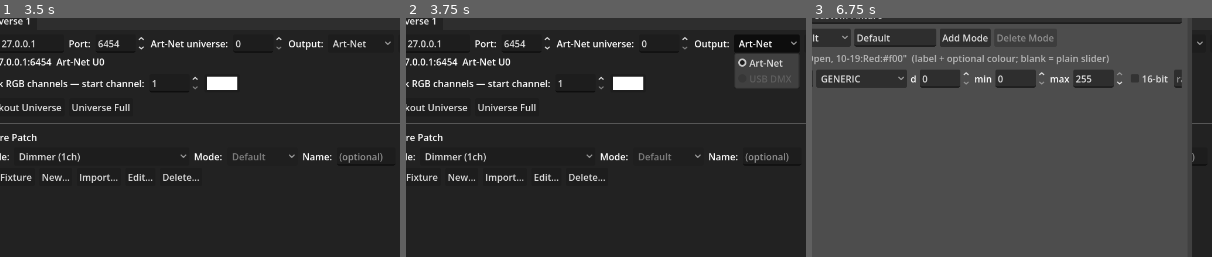
Above: before the commit, frames 1-3 (left to right).
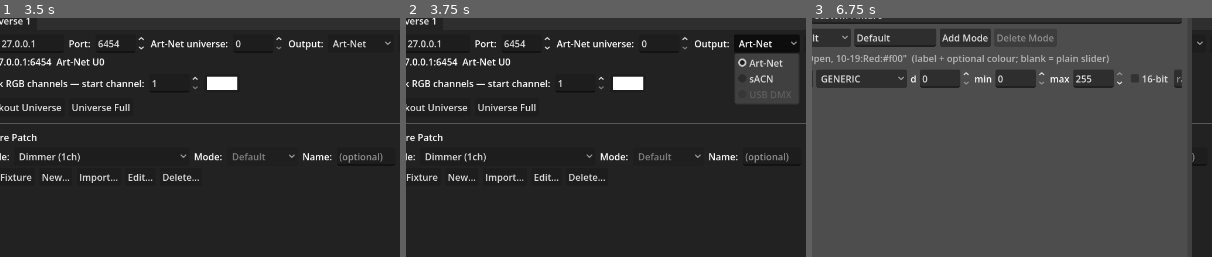
Above: after the commit, the same moments.

Repository: KonajuGames/slight-dmx-controller
Game: Godot game, scene res://main.tscn
The game is run twice, just before and just after one commit, with the same random seed, the same clock (stepped at 60 frames per second) and the same inputs.
Inputs (mouse positions are % of the whole screen's width and height, from its top left):
- Up to frame 1 (3.5 s): click (18, 51) at 0.52 s; type "12" at 0.6 s; click "Save Show" at 1.25 s; click "Load Show" at 2 s; click "Load Preset" at 2.75 s
- Up to frame 2 (3.75 s): click "Art-Net" at 3.5 s
- Up to frame 3 (6.75 s): click "Apply Connection" at 4.25 s; click "GO" at 5 s; click "GO" at 5.75 s; click "New..." at 6.5 s
The pictures show only the part of the screen within x 31-81%, y 21-71%; the shares and areas given below are measured in that part.

Frame 1 is identical in both runs. In frame 2, 1.0% of the frame differs, in the area x 82-98%, y 23-36%; in frame 3, nothing differs.

Commit message:
Add sACN (E1.31) as a universe output
A third choice in each universe's Output selector, alongside Art-Net and
USB DMX. sacn.gd builds E1.31 Data packets (root + framing + DMP layers,
correct PDU length fields, 0x00 start code + 512 slots); ArtNetUniverse
gains an output_mode enum, sacn_priority and an optional sacn_unicast_ip,
and a transmit_sacn() that multicasts to 239.255.<hi>.<lo>:5568 (or
unicasts). The source CID is generated once on the ArtNet autoload and
saved in the show file so receivers see a stable E1.31 source.

The connection row gets a "sACN" option and a row with a priority spin
and a unicast-IP field; ArtNet.tick() routes OUT_SACN universes through
transmit_sacn(). Per-universe output mode + sACN settings persist in the
patch dict.

Verified with a 36-check headless test including a real E1.31 packet
received and parsed off UDP 5568.

Co-Authored-By: Claude Sonnet 5 <noreply@anthropic.com>

Diff:
--- a/artnet_sender.gd
+++ b/artnet_sender.gd
@@ -19,6 +19,10 @@
 
 ## 0..1 scale applied to every universe's output on send.
 var master := 1.0
+
+## Source CID for every sACN universe (16 bytes). Persisted in the show
+## file so receivers see one stable E1.31 source.
+var sacn_cid := Sacn.random_cid()
 
 var universes: Array[ArtNetUniverse] = []
 
@@ -68,7 +72,7 @@
 func remove_universe(idx: int) -> void:
 	if idx < 0 or idx >= universes.size() or universes.size() <= 1:
 		return
-	if universes[idx].usb_serial != "":
+	if universes[idx].output_mode == ArtNetUniverse.OUT_USB:
 		UsbDmx.unroute(universes[idx].usb_serial)
 	universes[idx].close()
 	universes.remove_at(idx)
@@ -82,7 +86,7 @@
 		add_universe()
 	while universes.size() > n:
 		var last := universes[universes.size() - 1]
-		if last.usb_serial != "":
+		if last.output_mode == ArtNetUniverse.OUT_USB:
 			UsbDmx.unroute(last.usb_serial)
 		last.close()
 		universes.remove_at(universes.size() - 1)
@@ -102,10 +106,13 @@
 		var u := universes[i]
 		u.compute_output(master, ov)
 		if transmit:
-			if u.usb_serial != "":
-				UsbDmx.send(u.usb_serial, u.output)   # USB, not Art-Net
-			else:
-				u.transmit()
+			match u.output_mode:
+				ArtNetUniverse.OUT_USB:
+					UsbDmx.send(u.usb_serial, u.output)
+				ArtNetUniverse.OUT_SACN:
+					u.transmit_sacn()
+				_:
+					u.transmit()
 
 
 func send_all() -> void:
--- a/artnet_universe.gd
+++ b/artnet_universe.gd
@@ -10,22 +10,32 @@
 const ARTNET_PORT_DEFAULT := 6454
 const DMX_UNIVERSE_SIZE := 512
 
+## Where this universe's frames go. ArtNet.tick() reads `output_mode`.
+enum { OUT_ARTNET, OUT_SACN, OUT_USB }
+
 var udp := PacketPeerUDP.new()
 var target_ip := "127.0.0.1"
 var target_port := ARTNET_PORT_DEFAULT
-## The Art-Net universe number written into the packet (0..32767). The
-## slot's position in the GUI is separate from this — several slots can
-## even target the same number on different IPs.
+## The universe number written into the packet (Art-Net 0..32767,
+## sACN 1..63999). The slot's position in the GUI is separate from this —
+## several slots can even target the same number on different IPs.
 var artnet_universe := 0
 var connected := false
 
-## Output routing. When `usb_serial` is non-empty this universe's frames
-## go to that FTDI USB-DMX interface (via the UsbDmx bridge) instead of
-## Art-Net. `usb_mode` is UsbDmx.MODE_* (auto / open-dmx / enttec-pro).
+var output_mode: int = OUT_ARTNET
+
+## OUT_USB: the FTDI interface serial (via the UsbDmx bridge) and its
+## UsbDmx.MODE_* interface type.
 var usb_serial := ""
 var usb_mode := 0
 
+## OUT_SACN: E1.31 priority (0..200, default 100) and an optional unicast
+## target — blank means multicast to the universe's 239.255.x.x group.
+var sacn_priority := 100
+var sacn_unicast_ip := ""
+
 var _sequence := 0
+var _sacn_sequence := 0
 var dmx_data := PackedByteArray()
 ## The last frame actually put on the wire: dmx_data with the effect/chase
 ## overrides and grand master already applied. The 3D visualizer reads
@@ -40,13 +50,33 @@
 	output.fill(0)
 
 
-## Point this universe's sender at a new IP/port. Safe to call repeatedly.
+## Point this universe's Art-Net sender at a new IP/port. Safe to call
+## repeatedly. Re-opens the socket for the current `output_mode`.
 func set_target(ip: String, port: int = ARTNET_PORT_DEFAULT) -> void:
 	target_ip = ip
 	target_port = port
+	_open_socket()
+
+
+## Switch this universe's output (OUT_ARTNET / OUT_SACN / OUT_USB) and
+## re-open the socket to match. sACN needs the universe number and
+## `sacn_unicast_ip` set first.
+func set_output_mode(mode: int) -> void:
+	output_mode = mode
+	_open_socket()
+
+
+func _open_socket() -> void:
 	udp.close()
-	var err := udp.connect_to_host(target_ip, target_port)
-	connected = (err == OK)
+	if output_mode == OUT_USB:
+		connected = false                       # the UsbDmx bridge owns the device
+		return
+	var ip := target_ip
+	var port := target_port
+	if output_mode == OUT_SACN:
+		ip = sacn_unicast_ip if sacn_unicast_ip != "" else Sacn.multicast_ip(maxi(artnet_universe, 1))
+		port = Sacn.PORT
+	connected = udp.connect_to_host(ip, port) == OK
 
 
 ## Set a single DMX channel. channel is 0-indexed (0..511), value is 0..255.
@@ -126,6 +156,17 @@
 	udp.put_packet(packet)
 
 
+## Put the current `output` on the wire as one E1.31 Data packet. Call
+## ~30-40x/second, like `transmit()`.
+func transmit_sacn() -> void:
+	if not connected:
+		return
+	_sacn_sequence = (_sacn_sequence + 1) & 0xFF
+	udp.put_packet(Sacn.data_packet(
+		maxi(artnet_universe, 1), output, ArtNet.sacn_cid, "sLight",
+		sacn_priority, _sacn_sequence))
+
+
 ## Convenience: compute + transmit in one call.
 func send(scale: float = 1.0, overrides: Dictionary = {}) -> void:
 	compute_output(scale, overrides)
--- a/dmx_controller.gd
+++ b/dmx_controller.gd
@@ -1072,6 +1072,7 @@
 		"groups": _groups_to_dict(),
 		"viz": viz_panel.to_dict(),
 		"viz_window": _viz_window_dict(),
+		"sacn_cid": Marshalls.raw_to_base64(ArtNet.sacn_cid),
 	}
 	for p in _panels:
 		data["universes"].append(p.patch_dict())
@@ -1107,6 +1108,12 @@
 
 	ArtNet.stop_fade()
 	Fx.stop_all()
+
+	if parsed is Dictionary and parsed.has("sacn_cid"):
+		var cid := Marshalls.base64_to_raw(String(parsed["sacn_cid"]))
+		if cid.size() == 16:
+			ArtNet.sacn_cid = cid
+
 	var n: int = clampi(uni_list.size(), 1, ArtNet.MAX_UNIVERSES)
 	ArtNet.set_universe_count(n)
 	_sync_tabs_to_universes()
--- /dev/null
+++ b/sacn.gd
@@ -0,0 +1,91 @@
+class_name Sacn
+extends RefCounted
+## E1.31 (streaming ACN) — DMX over Ethernet, the ANSI-standard cousin of
+## Art-Net. Multicast by default (239.255.<hi>.<lo>, UDP 5568); a receiver
+## just subscribes to the universe's group. This builds one E1.31 *Data*
+## packet (0x00 start code + 512 slots).
+
+const PORT := 5568
+const _ACN_PID := "ASC-E1.17"           # 12-byte packet identifier (padded)
+const VECTOR_ROOT_DATA := 0x00000004
+const VECTOR_FRAMING_DATA := 0x00000002
+const VECTOR_DMP_SET_PROPERTY := 0x02
+
+
+## The multicast group for a universe: 239.255.(universe >> 8).(universe & 255).
+static func multicast_ip(universe: int) -> String:
+	return "239.255.%d.%d" % [(universe >> 8) & 0xFF, universe & 0xFF]
+
+
+## A random 16-byte CID (UUID v4). Persist it so a receiver sees one
+## stable source across restarts instead of a new one each launch.
+static func random_cid() -> PackedByteArray:
+	var b := Crypto.new().generate_random_bytes(16)
+	b[6] = (b[6] & 0x0F) | 0x40
+	b[8] = (b[8] & 0x3F) | 0x80
+	return b
+
+
+## One E1.31 Data packet. `dmx` is the 512 slot values (start code is added
+## here). `sequence` wraps 0..255, bumped once per packet per universe.
+static func data_packet(universe: int, dmx: PackedByteArray, cid: PackedByteArray,
+		source_name: String, priority: int, sequence: int) -> PackedByteArray:
+	const SLOTS := 512
+	var total := 126 + SLOTS                 # 638 for a full universe
+	var p := PackedByteArray()
+	p.resize(total)                          # zero-filled
+
+	# --- Root layer (0..37) ---
+	_u16(p, 0, 0x0010)                       # preamble size
+	_u16(p, 2, 0x0000)                       # post-amble size
+	var pid := _ACN_PID.to_ascii_buffer()
+	for i in range(pid.size()):
+		p[4 + i] = pid[i]                    # 4..15 (rest already 0)
+	_flags_len(p, 16, total - 16)
+	_u32(p, 18, VECTOR_ROOT_DATA)
+	for i in range(16):
+		p[22 + i] = cid[i] if i < cid.size() else 0
+
+	# --- Framing layer (38..114) ---
+	_flags_len(p, 38, total - 38)
+	_u32(p, 40, VECTOR_FRAMING_DATA)
+	var nm := source_name.to_utf8_buffer()
+	for i in range(mini(nm.size(), 63)):
+		p[44 + i] = nm[i]                    # 44..107, 64 bytes, null-padded
+	p[108] = clampi(priority, 0, 200)
+	_u16(p, 109, 0)                          # synchronization address
+	p[111] = sequence & 0xFF
+	p[112] = 0                               # options
+	_u16(p, 113, universe)
+
+	# --- DMP layer (115..637) ---
+	_flags_len(p, 115, total - 115)
+	p[117] = VECTOR_DMP_SET_PROPERTY
+	p[118] = 0xA1                            # address & data type
+	_u16(p, 119, 0x0000)                     # first property address
+	_u16(p, 121, 0x0001)                     # address increment
+	_u16(p, 123, SLOTS + 1)                  # property value count (start code + slots)
+	p[125] = 0x00                            # DMX start code
+	for i in range(SLOTS):
+		p[126 + i] = dmx[i] if i < dmx.size() else 0
+
+	return p
+
+
+static func _u16(p: PackedByteArray, off: int, v: int) -> void:
+	p[off] = (v >> 8) & 0xFF
+	p[off + 1] = v & 0xFF
+
+
+static func _u32(p: PackedByteArray, off: int, v: int) -> void:
+	p[off] = (v >> 24) & 0xFF
+	p[off + 1] = (v >> 16) & 0xFF
+	p[off + 2] = (v >> 8) & 0xFF
+	p[off + 3] = v & 0xFF
+
+
+## PDU "flags and length": top nibble 0x7, then a 12-bit length counting
+## from this field to the end of the packet.
+static func _flags_len(p: PackedByteArray, off: int, length: int) -> void:
+	p[off] = 0x70 | ((length >> 8) & 0x0F)
+	p[off + 1] = length & 0xFF
--- a/universe_panel.gd
+++ b/universe_panel.gd
@@ -32,6 +32,9 @@
 var port_spin: SpinBox
 var artnet_uni_spin: SpinBox
 var output_option: OptionButton
+var sacn_row: HFlowContainer
+var sacn_priority_spin: SpinBox
+var sacn_ip_edit: LineEdit
 var usb_row: HFlowContainer
 var usb_device_option: OptionButton
 var usb_mode_option: OptionButton
@@ -255,11 +258,12 @@
 
 	row.add_child(_label("Output:"))
 	output_option = OptionButton.new()
-	output_option.add_item("Art-Net")
-	output_option.add_item("USB DMX")
-	output_option.set_item_disabled(1, not UsbDmx.available)
+	output_option.add_item("Art-Net")   # OUT_ARTNET
+	output_option.add_item("sACN")      # OUT_SACN
+	output_option.add_item("USB DMX")   # OUT_USB
+	output_option.set_item_disabled(2, not UsbDmx.available)
 	if not UsbDmx.available:
-		output_option.set_item_tooltip(1, "Build addons/usb_dmx — see BUILD.md")
+		output_option.set_item_tooltip(2, "Build addons/usb_dmx — see BUILD.md")
 	output_option.item_selected.connect(func(_i): _sync_output_ui())
 	row.add_child(output_option)
 
@@ -273,7 +277,23 @@
 
 	col.add_child(row)
 
-	# Second row: only meaningful when Output is "USB DMX".
+	# Extra row for "sACN": priority + optional unicast target.
+	sacn_row = _flow()
+	sacn_row.add_child(_label("Priority:"))
+	sacn_priority_spin = SpinBox.new()
+	sacn_priority_spin.min_value = 0
+	sacn_priority_spin.max_value = 200
+	sacn_priority_spin.value = sender.sacn_priority
+	sacn_row.add_child(sacn_priority_spin)
+	sacn_row.add_child(_label("Unicast IP (blank = multicast):"))
+	sacn_ip_edit = LineEdit.new()
+	sacn_ip_edit.placeholder_text = "239.255.x.x"
+	sacn_ip_edit.custom_minimum_size = Vector2(130, 0)
+	sacn_ip_edit.text = sender.sacn_unicast_ip
+	sacn_row.add_child(sacn_ip_edit)
+	col.add_child(sacn_row)
+
+	# Extra row for "USB DMX": device + interface type.
 	usb_row = _flow()
 	usb_row.add_child(_label("Device:"))
 	usb_device_option = OptionButton.new()
@@ -296,7 +316,8 @@
 
 
 func _sync_output_ui() -> void:
-	usb_row.visible = output_option.selected == 1
+	sacn_row.visible = output_option.selected == ArtNetUniverse.OUT_SACN
+	usb_row.visible = output_option.selected == ArtNetUniverse.OUT_USB
 
 
 func _rescan_usb() -> void:
@@ -1078,32 +1099,49 @@
 
 func apply_connection() -> void:
 	sender.artnet_universe = int(artnet_uni_spin.value)
-	sender.set_target(ip_edit.text, int(port_spin.value))
-
-	var want_usb: bool = output_option.selected == 1 and UsbDmx.available
-	var new_mode: int = usb_mode_option.selected
+	sender.target_ip = ip_edit.text
+	sender.target_port = int(port_spin.value)
+	sender.sacn_priority = int(sacn_priority_spin.value)
+	sender.sacn_unicast_ip = sacn_ip_edit.text.strip_edges()
+
+	var sel: int = output_option.selected
+	var was_usb: bool = sender.output_mode == ArtNetUniverse.OUT_USB
+
 	var new_serial := ""
-	if want_usb and usb_device_option.selected >= 0 \
+	if sel == ArtNetUniverse.OUT_USB and UsbDmx.available \
+			and usb_device_option.selected >= 0 \
 			and usb_device_option.selected < _usb_devices.size():
 		new_serial = String(_usb_devices[usb_device_option.selected]["serial"])
-
-	if sender.usb_serial != "" and sender.usb_serial != new_serial:
+	if was_usb and sender.usb_serial != new_serial:
 		UsbDmx.unroute(sender.usb_serial)
 
-	if new_serial != "" and UsbDmx.route(new_serial, new_mode):
-		sender.usb_serial = new_serial
-		sender.usb_mode = new_mode
-		set_status("USB DMX → %s  [%s]" % [new_serial, UsbDmx.status(new_serial)])
-		_sync_output_ui()
-		return
-
-	sender.usb_serial = ""
-	if want_usb:
-		set_status("USB DMX: %s — sending Art-Net" % (
-			UsbDmx.status(new_serial) if new_serial != "" else "no interface selected"))
-	else:
-		set_status("→ %s:%d  Art-Net U%d" % [
-			ip_edit.text, int(port_spin.value), int(artnet_uni_spin.value)])
+	match sel:
+		ArtNetUniverse.OUT_USB:
+			var mode: int = usb_mode_option.selected
+			if new_serial != "" and UsbDmx.route(new_serial, mode):
+				sender.usb_serial = new_serial
+				sender.usb_mode = mode
+				sender.set_output_mode(ArtNetUniverse.OUT_USB)
+				set_status("USB DMX → %s  [%s]" % [new_serial, UsbDmx.status(new_serial)])
+			else:
+				sender.usb_serial = ""
+				sender.set_output_mode(ArtNetUniverse.OUT_ARTNET)
+				output_option.selected = ArtNetUniverse.OUT_ARTNET
+				set_status("USB DMX: %s — sending Art-Net" % (
+					UsbDmx.status(new_serial) if new_serial != "" else "no interface selected"))
+		ArtNetUniverse.OUT_SACN:
+			sender.usb_serial = ""
+			sender.set_output_mode(ArtNetUniverse.OUT_SACN)
+			var uni: int = maxi(sender.artnet_universe, 1)
+			var tgt := sender.sacn_unicast_ip if sender.sacn_unicast_ip != "" \
+				else Sacn.multicast_ip(uni)
+			set_status("sACN → %s  U%d  pri %d" % [tgt, uni, sender.sacn_priority])
+		_:
+			sender.usb_serial = ""
+			sender.set_output_mode(ArtNetUniverse.OUT_ARTNET)
+			set_status("→ %s:%d  Art-Net U%d" % [
+				ip_edit.text, int(port_spin.value), int(artnet_uni_spin.value)])
+
 	_sync_output_ui()
 
 
@@ -1161,9 +1199,11 @@
 		"ip": ip_edit.text,
 		"port": int(port_spin.value),
 		"artnet_universe": int(artnet_uni_spin.value),
-		"output": "usb" if sender.usb_serial != "" else "artnet",
+		"output": ["artnet", "sacn", "usb"][sender.output_mode],
 		"usb_serial": sender.usb_serial,
 		"usb_mode": sender.usb_mode,
+		"sacn_priority": sender.sacn_priority,
+		"sacn_ip": sender.sacn_unicast_ip,
 		"fixtures": fixtures,
 	}
 
@@ -1176,17 +1216,25 @@
 	if d.has("artnet_universe"):
 		artnet_uni_spin.value = int(d["artnet_universe"])
 
+	sacn_priority_spin.value = clampi(int(d.get("sacn_priority", 100)), 0, 200)
+	sacn_ip_edit.text = String(d.get("sacn_ip", ""))
 	usb_mode_option.selected = clampi(
 		int(d.get("usb_mode", 0)), 0, maxi(usb_mode_option.item_count - 1, 0))
+
+	var want := String(d.get("output", "artnet"))
 	var want_serial := String(d.get("usb_serial", ""))
-	var want_usb: bool = String(d.get("output", "artnet")) == "usb" and UsbDmx.available
-	output_option.selected = 1 if want_usb else 0
-	if want_usb and want_serial != "":
-		_rescan_usb()
-		for di in range(_usb_devices.size()):
-			if String(_usb_devices[di]["serial"]) == want_serial:
-				usb_device_option.selected = di
-				break
+	if want == "usb" and UsbDmx.available:
+		output_option.selected = ArtNetUniverse.OUT_USB
+		if want_serial != "":
+			_rescan_usb()
+			for di in range(_usb_devices.size()):
+				if String(_usb_devices[di]["serial"]) == want_serial:
+					usb_device_option.selected = di
+					break
+	elif want == "sacn":
+		output_option.selected = ArtNetUniverse.OUT_SACN
+	else:
+		output_option.selected = ArtNetUniverse.OUT_ARTNET
 	apply_connection()
 
 	patched_fixtures.clear()
Not shown, added: sacn.gd.uid
Not shown, changed: README.md
